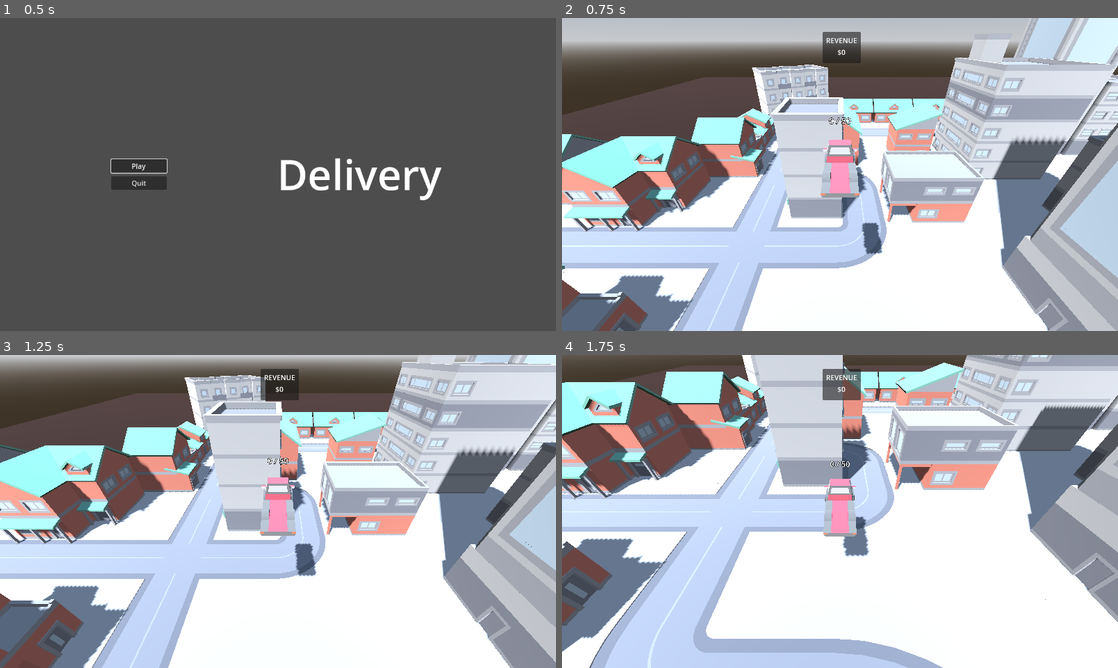
Above: before the commit, frames 1-4 (two rows, left to right).
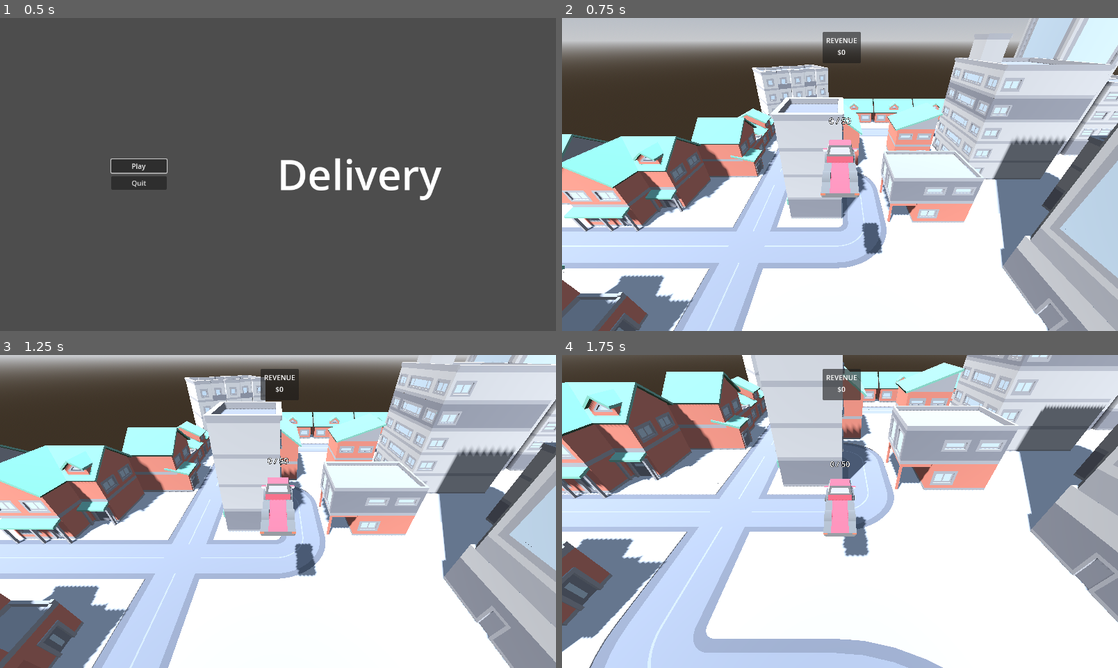
Above: after the commit, the same moments.

Repository: stesim/ld53-delivery
Game: Godot game, scene res://menus/main_menu.tscn
Two runs of this game, one before a commit and one after it. Both use one fixed random seed, a clock stepped at 60 frames per second and the inputs below.
Inputs:
- Up to frame 1 (0.5 s): no input
- Up to frame 2 (0.75 s): click "Play" at 0.5 s
- Up to frame 3 (1.25 s): no input
- Up to frame 4 (1.75 s): tap Enter (ui_accept) at 1.25, 1.52 s; hold D (steer_right) from 1.28 s (still down)

Frame 1 is identical in both runs. In frame 2, 5.9% of the frame differs, in the area x 0-78%, y 18-40%; in frame 3, 4.9%; in frame 4, 0.7%.

Commit message:
Engine sound changing with speed

Diff:
--- a/maps/test_map.tscn
+++ b/maps/test_map.tscn
@@ -67,13 +67,6 @@
 
 [sub_resource type="WorldBoundaryShape3D" id="WorldBoundaryShape3D_fsdgu"]
 
-[sub_resource type="StandardMaterial3D" id="StandardMaterial3D_h1dvd"]
-albedo_color = Color(0.129412, 0.0627451, 0.0313726, 1)
-
-[sub_resource type="PlaneMesh" id="PlaneMesh_32uk8"]
-material = SubResource("StandardMaterial3D_h1dvd")
-size = Vector2(200, 200)
-
 [node name="test_map" type="Node3D"]
 
 [node name="headquarters" parent="." instance=ExtResource("1_08jjh")]
@@ -405,11 +398,6 @@
 [node name="collision_shape" type="CollisionShape3D" parent="ground"]
 shape = SubResource("WorldBoundaryShape3D_fsdgu")
 
-[node name="mesh" type="MeshInstance3D" parent="ground"]
-transform = Transform3D(1, 0, 0, 0, 1, 0, 0, 0, 1, -53, -3, 38)
-mesh = SubResource("PlaneMesh_32uk8")
-skeleton = NodePath("../..")
-
 [node name="suburb" type="Node3D" parent="."]
 
 [node name="house_type01" parent="suburb" instance=ExtResource("13_uc4j6")]
--- a/vehicles/vehicle.gd
+++ b/vehicles/vehicle.gd
@@ -30,6 +30,9 @@
 
 	var current_speed := linear_velocity.length()
 	var acceleration := (current_speed - _previous_speed) / delta
+
+	$sound_engine.pitch_scale = 0.5 + current_speed / 10.0
+
 	if abs(acceleration) > inventory_loss_acceleration_threshold:
 		var now := Time.get_ticks_msec()
 		var time_since_previous_loss := (now - _previous_loss_time) / 1000.0
--- a/vehicles/vehicle.tscn
+++ b/vehicles/vehicle.tscn
@@ -7,6 +7,7 @@
 [ext_resource type="Script" path="res://inventory.gd" id="5_dwq2y"]
 [ext_resource type="PackedScene" uid="uid://5u3nlyjdrb06" path="res://quantity_indicator.tscn" id="6_fs0gj"]
 [ext_resource type="AudioStream" uid="uid://cok8pj4yndhsk" path="res://assets/sounds/Car_impact_6.wav" id="7_hssab"]
+[ext_resource type="AudioStream" uid="uid://c13qisub7wdhw" path="res://assets/sounds/242740__marlonhj__engine.wav" id="8_sj5ua"]
 
 [sub_resource type="BoxShape3D" id="BoxShape3D_84yfh"]
 size = Vector3(1.3, 0.3, 3.2)
@@ -115,4 +116,9 @@
 stream = ExtResource("7_hssab")
 max_polyphony = 3
 
+[node name="sound_engine" type="AudioStreamPlayer" parent="."]
+stream = ExtResource("8_sj5ua")
+volume_db = -6.0
+autoplay = true
+
 [connection signal="body_entered" from="." to="." method="_on_body_entered"]
Not shown, added: assets/sounds/242740__marlonhj__engine.wav.import
Not shown: 1 places in maps/test_map.tscn that only renumber resources
Not shown: 1 places in vehicles/vehicle.tscn that only renumber resources
Not shown, added: assets/sounds/242740__marlonhj__engine.wav
